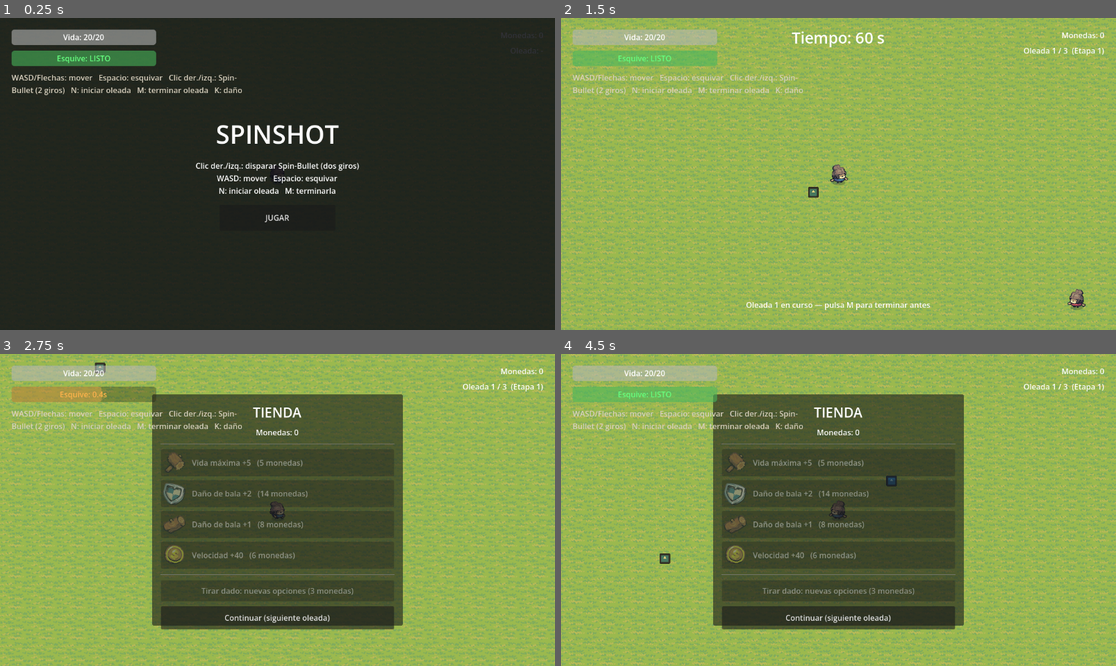
Above: before the commit, frames 1-4 (two rows, left to right).
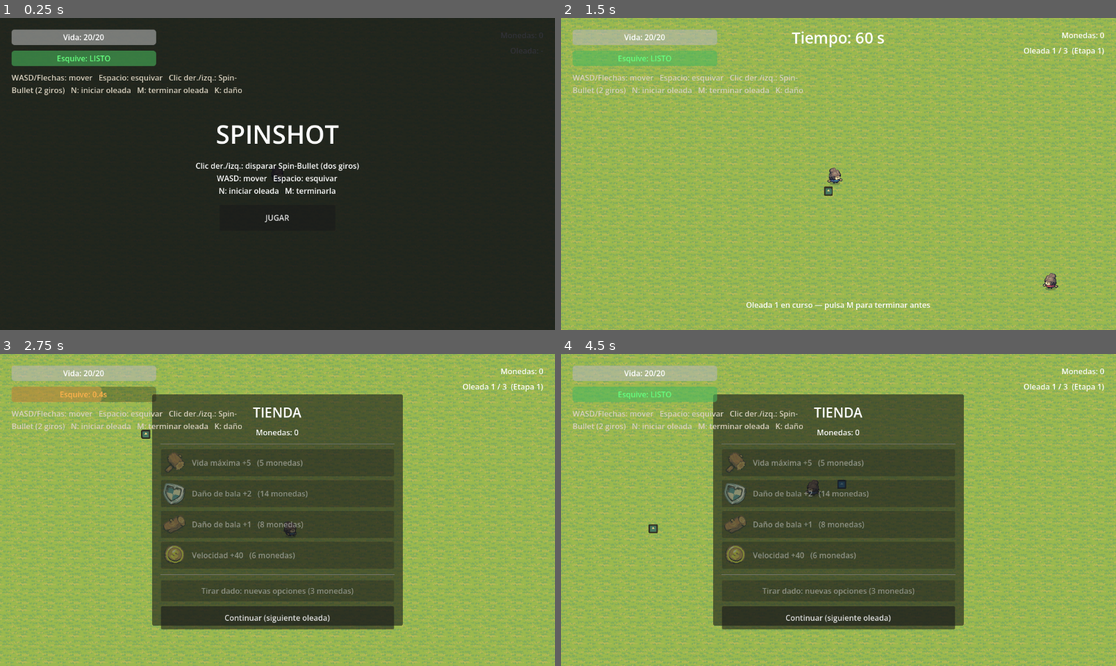
Above: after the commit, the same moments.

Repository: 4FCC/spinshot
Game: Godot game, scene res://Scenes/Main.tscn
Two runs of this game, one before a commit and one after it. Both use one fixed random seed, a clock stepped at 60 frames per second and the inputs below. The engine's default icon, where the game draws it, is replaced by a stand-in: a white triangle on a blue panel in a dark square.
Inputs (mouse positions are in pixels of both pictures, inside the frame that each line leads up to):
- Up to frame 1 (0.25 s): no input
- Up to frame 2 (1.5 s): click "JUGAR" at 0.5 s; tap N (start_wave) at 1.25 s; move the mouse to (960, 158) at 1.27 s; hold D (Derecha) from 1.28 s (still down); hold Right mouse button (shoot) from 1.28 s (still down)
- Up to frame 3 (2.75 s): tap M (end_wave) at 2 s; move the mouse to (166, 525) at 2.02 s; release D (Derecha) at 2.03 s; release Right mouse button (shoot) at 2.03 s; hold S (Abajo) from 2.03 s (still down); tap Space (dodge) at 2.1 s; right-click (166, 525) at 2.3 s
- Up to frame 4 (4.5 s): move the mouse to (894, 441) at 2.77 s; release S (Abajo) at 2.78 s; hold D (Derecha) 2.78-3.53 s; hold M (end_wave) 2.78-3.53 s; right-click (894, 441) at 3.05 s; move the mouse to (810, 572) at 3.52 s; hold W (Arriba) 3.53-4.28 s; right-click (810, 572) at 3.6 s; move the mouse to (1005, 556) at 4.27 s; press the mouse at (1005, 556) at 4.28 s; hold A (Izquierda) from 4.28 s (still down)

The runs differ from the first frame. In frame 1, less than 0.1% of the frame differs, in the area x 50-52%, y 50-52%; in frame 2, 24%, in the area x 0-100%, y 0-100%; in frame 3, 14%; in frame 4, 16%.

Commit message:
Cámara adaptativa, DEV-ROOM 30x30, colisiones y mejoras de jugabilidad
- Cámara: zoom dinámico según ventana (768px mundo visible), suavizado y
  lookahead hacia el cursor
- DEV-ROOM: redimensionada a 30x30 tiles (1920x1920 px); anillo de árboles
  perimetral generado en runtime (border_trees.gd); muros invisibles de límite;
  colisiones en decoraciones interiores (árboles, rocas, arbustos, tocón)
- Spin-Bullet: lifetime 8s, max_radius 550; desaparece al impactar enemigos
  (ya no los atraviesa); cooldown entre disparos 0.5s
- Jugador: aceleración/fricción en el movimiento en lugar de velocidad plana
- Enemigos: collision_mask=2 (se empujan entre sí, no se pegan al jugador);
  stop_distance impide que sigan presionando al llegar al jugador; radios de
  colisión reducidos (Minion/BulletMinion 20px, BigMinion 26px)

Co-Authored-By: Claude Sonnet 4.6 <noreply@anthropic.com>

Diff:
--- a/Scenes/BigMinion.tscn
+++ b/Scenes/BigMinion.tscn
@@ -7,14 +7,15 @@
 [ext_resource type="SpriteFrames" uid="uid://cbigminframes1" path="res://Scenes/bigminion_frames.tres" id="5_frames"]
 
 [sub_resource type="CircleShape2D" id="body_shape"]
-radius = 36.0
+radius = 26.0
 
 [sub_resource type="CircleShape2D" id="hit_shape"]
 radius = 50.0
 
 [node name="BigMinion" type="CharacterBody2D"]
 collision_layer = 2
-collision_mask = 0
+collision_mask = 2
+stop_distance = 60.0
 script = ExtResource("1_enemy")
 max_health = 12
 contact_damage = 4
--- a/Scenes/BulletMinion.tscn
+++ b/Scenes/BulletMinion.tscn
@@ -8,14 +8,14 @@
 [ext_resource type="SpriteFrames" uid="uid://cbulletframes1" path="res://Scenes/bulletminion_frames.tres" id="6_frames"]
 
 [sub_resource type="CircleShape2D" id="body_shape"]
-radius = 28.0
+radius = 20.0
 
 [sub_resource type="CircleShape2D" id="hit_shape"]
 radius = 38.0
 
 [node name="BulletMinion" type="CharacterBody2D"]
 collision_layer = 2
-collision_mask = 0
+collision_mask = 2
 script = ExtResource("1_bm")
 max_health = 12
 contact_damage = 0
--- a/Scenes/DEV-ROOM.tscn
+++ b/Scenes/DEV-ROOM.tscn
@@ -9,64 +9,165 @@
 [ext_resource type="Texture2D" uid="uid://qgxqg03sl70c" path="res://Tiny Swords (Free Pack)/Tiny Swords (Free Pack)/Terrain/Decorations/Bushes/Bushe1.png" id="7_bush"]
 [ext_resource type="Texture2D" uid="uid://c16e210mehrka" path="res://Tiny Swords (Free Pack)/Tiny Swords (Free Pack)/Terrain/Resources/Wood/Trees/Stump 1.png" id="8_stump"]
 [ext_resource type="PackedScene" uid="uid://cgamemode00001" path="res://Scenes/GameMode.tscn" id="9_gm"]
+[ext_resource type="Script" uid="uid://bbordertrees1" path="res://Scripts/border_trees.gd" id="10_bt"]
+
+[sub_resource type="CircleShape2D" id="cs_tree"]
+radius = 45.0
+
+[sub_resource type="CircleShape2D" id="cs_rock"]
+radius = 32.0
+
+[sub_resource type="CircleShape2D" id="cs_bush"]
+radius = 28.0
+
+[sub_resource type="CircleShape2D" id="cs_stump"]
+radius = 18.0
+
+[sub_resource type="RectangleShape2D" id="rs_wall_h"]
+size = Vector2(2048, 64)
+
+[sub_resource type="RectangleShape2D" id="rs_wall_v"]
+size = Vector2(64, 2048)
 
 [node name="DevRoom" type="Node2D"]
 script = ExtResource("1_dev")
-width = 24
-height = 16
+width = 30
+height = 30
 
 [node name="Ground" type="TileMapLayer" parent="."]
 tile_set = ExtResource("2_tiles")
 
 [node name="Decorations" type="Node2D" parent="."]
 
-[node name="Tree1" type="Sprite2D" parent="Decorations"]
-position = Vector2(220, 200)
+[node name="Tree1" type="StaticBody2D" parent="Decorations"]
+position = Vector2(380, 340)
+
+[node name="Sprite2D" type="Sprite2D" parent="Decorations/Tree1"]
 texture = ExtResource("4_tree")
 region_enabled = true
 region_rect = Rect2(0, 0, 192, 256)
 
-[node name="Tree2" type="Sprite2D" parent="Decorations"]
-position = Vector2(1340, 210)
+[node name="CollisionShape2D" type="CollisionShape2D" parent="Decorations/Tree1"]
+position = Vector2(0, 60)
+shape = SubResource("cs_tree")
+
+[node name="Tree2" type="StaticBody2D" parent="Decorations"]
+position = Vector2(1545, 340)
+
+[node name="Sprite2D" type="Sprite2D" parent="Decorations/Tree2"]
 texture = ExtResource("4_tree")
 region_enabled = true
 region_rect = Rect2(0, 0, 192, 256)
 
-[node name="Tree3" type="Sprite2D" parent="Decorations"]
-position = Vector2(260, 850)
+[node name="CollisionShape2D" type="CollisionShape2D" parent="Decorations/Tree2"]
+position = Vector2(0, 60)
+shape = SubResource("cs_tree")
+
+[node name="Tree3" type="StaticBody2D" parent="Decorations"]
+position = Vector2(380, 1580)
+
+[node name="Sprite2D" type="Sprite2D" parent="Decorations/Tree3"]
 texture = ExtResource("4_tree")
 region_enabled = true
 region_rect = Rect2(0, 0, 192, 256)
 
-[node name="Tree4" type="Sprite2D" parent="Decorations"]
-position = Vector2(1300, 830)
+[node name="CollisionShape2D" type="CollisionShape2D" parent="Decorations/Tree3"]
+position = Vector2(0, 60)
+shape = SubResource("cs_tree")
+
+[node name="Tree4" type="StaticBody2D" parent="Decorations"]
+position = Vector2(1545, 1580)
+
+[node name="Sprite2D" type="Sprite2D" parent="Decorations/Tree4"]
 texture = ExtResource("4_tree")
 region_enabled = true
 region_rect = Rect2(0, 0, 192, 256)
 
-[node name="Stump" type="Sprite2D" parent="Decorations"]
-position = Vector2(930, 240)
+[node name="CollisionShape2D" type="CollisionShape2D" parent="Decorations/Tree4"]
+position = Vector2(0, 60)
+shape = SubResource("cs_tree")
+
+[node name="Stump" type="StaticBody2D" parent="Decorations"]
+position = Vector2(960, 414)
+
+[node name="Sprite2D" type="Sprite2D" parent="Decorations/Stump"]
 texture = ExtResource("8_stump")
 
-[node name="Bush" type="Sprite2D" parent="Decorations"]
-position = Vector2(1080, 560)
+[node name="CollisionShape2D" type="CollisionShape2D" parent="Decorations/Stump"]
+shape = SubResource("cs_stump")
+
+[node name="Bush" type="StaticBody2D" parent="Decorations"]
+position = Vector2(1260, 960)
+
+[node name="Sprite2D" type="Sprite2D" parent="Decorations/Bush"]
 texture = ExtResource("7_bush")
 region_enabled = true
 region_rect = Rect2(0, 0, 128, 128)
 
-[node name="Rock1" type="Sprite2D" parent="Decorations"]
-position = Vector2(520, 360)
+[node name="CollisionShape2D" type="CollisionShape2D" parent="Decorations/Bush"]
+shape = SubResource("cs_bush")
+
+[node name="Rock1" type="StaticBody2D" parent="Decorations"]
+position = Vector2(540, 750)
+
+[node name="Sprite2D" type="Sprite2D" parent="Decorations/Rock1"]
 texture = ExtResource("5_rock1")
 
-[node name="Rock2" type="Sprite2D" parent="Decorations"]
-position = Vector2(980, 760)
+[node name="CollisionShape2D" type="CollisionShape2D" parent="Decorations/Rock1"]
+shape = SubResource("cs_rock")
+
+[node name="Rock2" type="StaticBody2D" parent="Decorations"]
+position = Vector2(960, 1260)
+
+[node name="Sprite2D" type="Sprite2D" parent="Decorations/Rock2"]
 texture = ExtResource("6_rock2")
 
-[node name="Rock3" type="Sprite2D" parent="Decorations"]
-position = Vector2(640, 620)
+[node name="CollisionShape2D" type="CollisionShape2D" parent="Decorations/Rock2"]
+shape = SubResource("cs_rock")
+
+[node name="Rock3" type="StaticBody2D" parent="Decorations"]
+position = Vector2(1320, 540)
+
+[node name="Sprite2D" type="Sprite2D" parent="Decorations/Rock3"]
 texture = ExtResource("5_rock1")
 
+[node name="CollisionShape2D" type="CollisionShape2D" parent="Decorations/Rock3"]
+shape = SubResource("cs_rock")
+
+[node name="BorderTrees" type="Node2D" parent="."]
+script = ExtResource("10_bt")
+tree_texture = ExtResource("4_tree")
+room_width_px = 1920
+room_height_px = 1920
+spacing = 192
+
+[node name="Walls" type="Node2D" parent="."]
+
+[node name="WallTop" type="StaticBody2D" parent="Walls"]
+position = Vector2(960, -32)
+
+[node name="CollisionShape2D" type="CollisionShape2D" parent="Walls/WallTop"]
+shape = SubResource("rs_wall_h")
+
+[node name="WallBottom" type="StaticBody2D" parent="Walls"]
+position = Vector2(960, 1952)
+
+[node name="CollisionShape2D" type="CollisionShape2D" parent="Walls/WallBottom"]
+shape = SubResource("rs_wall_h")
+
+[node name="WallLeft" type="StaticBody2D" parent="Walls"]
+position = Vector2(-32, 960)
+
+[node name="CollisionShape2D" type="CollisionShape2D" parent="Walls/WallLeft"]
+shape = SubResource("rs_wall_v")
+
+[node name="WallRight" type="StaticBody2D" parent="Walls"]
+position = Vector2(1952, 960)
+
+[node name="CollisionShape2D" type="CollisionShape2D" parent="Walls/WallRight"]
+shape = SubResource("rs_wall_v")
+
 [node name="Player" parent="." instance=ExtResource("3_player")]
-position = Vector2(768, 512)
+position = Vector2(960, 960)
 
 [node name="GameMode" parent="." instance=ExtResource("9_gm")]
--- a/Scenes/Minion.tscn
+++ b/Scenes/Minion.tscn
@@ -7,14 +7,14 @@
 [ext_resource type="SpriteFrames" uid="uid://cminionframes1" path="res://Scenes/minion_frames.tres" id="5_frames"]
 
 [sub_resource type="CircleShape2D" id="body_shape"]
-radius = 28.0
+radius = 20.0
 
 [sub_resource type="CircleShape2D" id="hit_shape"]
 radius = 40.0
 
 [node name="Minion" type="CharacterBody2D"]
 collision_layer = 2
-collision_mask = 0
+collision_mask = 2
 script = ExtResource("1_enemy")
 max_health = 6
 contact_damage = 2
--- a/Scripts/billy.gd
+++ b/Scripts/billy.gd
@@ -16,10 +16,14 @@
 }
 var current_state: State = State.MOVE
 
+# Cuántos píxeles de mundo se ven verticalmente independientemente del tamaño de ventana
+const _CAMERA_TARGET_HEIGHT := 768.0
+
 # =============================================================================
 # NODOS DE LA ESCENA
 # =============================================================================
 @onready var sprite: AnimatedSprite2D = $AnimatedSprite2D
+@onready var camera: Camera2D = $Camera2D
 
 # UI (HUD): barra de vida y barra/etiqueta del esquive
 @onready var health_bar: ProgressBar = $HUD/Root/HealthBar
@@ -31,6 +35,8 @@
 # PROPIEDADES CONFIGURABLES
 # =============================================================================
 @export var speed: float = 350.0
+@export var acceleration: float = 1500.0
+@export var friction: float = 1800.0
 @export var vida: int = 20
 @export var vida_max: int = 20
 
@@ -46,7 +52,7 @@
 @export_group("Spin-Bullet")
 @export var spin_bullet_scene: PackedScene   # Escena de la bala que orbita
 @export var bullet_damage: int = 3           # Daño de cada Spin-Bullet (mejorable)
-@export var shoot_cooldown_time: float = 0.35 # Cadencia de disparo (mejorable)
+@export var shoot_cooldown_time: float = 0.5  # Cadencia de disparo (mejorable)
 
 # =============================================================================
 # VARIABLES INTERNAS
@@ -76,6 +82,19 @@
 	_update_health_ui()
 	_update_dodge_ui()
 	sprite.play("idle")
+	camera.position_smoothing_enabled = true
+	camera.position_smoothing_speed = 6.0
+	_update_camera_zoom()
+	get_viewport().size_changed.connect(_update_camera_zoom)
+
+func _update_camera_zoom() -> void:
+	var vp_h := get_viewport().get_visible_rect().size.y
+	var z := vp_h / _CAMERA_TARGET_HEIGHT
+	camera.zoom = Vector2(z, z)
+
+func _process(_delta: float) -> void:
+	var mouse_offset = get_local_mouse_position() * 0.1
+	camera.offset = mouse_offset.limit_length(70.0)
 
 func _setup_timers():
 	# Timer que controla la duración del esquive
@@ -138,7 +157,7 @@
 # ESTADO: MOVIMIENTO
 # =============================================================================
 func move_state(_delta):
-	_read_movement_input()
+	_read_movement_input(_delta)
 	_update_walk_animation()
 
 	# Iniciar esquive: requiere dirección y que el cooldown haya terminado
@@ -149,13 +168,15 @@
 	if Input.is_action_just_pressed("test_damage"):
 		take_damage(3)
 
-func _read_movement_input():
-	"""Lee el input direccional, mueve al personaje y guarda la última dirección."""
+func _read_movement_input(delta: float) -> void:
 	input_direction = Input.get_vector("Izquierda", "Derecha", "Arriba", "Abajo")
-	velocity = input_direction.normalized() * speed
+	var target := input_direction.normalized() * speed
+	if input_direction != Vector2.ZERO:
+		velocity = velocity.move_toward(target, acceleration * delta)
+		last_direction = input_direction.normalized()
+	else:
+		velocity = velocity.move_toward(Vector2.ZERO, friction * delta)
 	move_and_slide()
-	if input_direction != Vector2.ZERO:
-		last_direction = input_direction.normalized()
 
 # =============================================================================
 # ESTADO: ESQUIVE (GIRAR)
@@ -216,7 +237,7 @@
 
 func taking_damage_state(_delta):
 	# Se puede seguir moviendo mientras dura la invulnerabilidad
-	_read_movement_input()
+	_read_movement_input(_delta)
 	_update_walk_animation()
 
 	# También se puede esquivar para escapar
--- /dev/null
+++ b/Scripts/border_trees.gd
@@ -0,0 +1,47 @@
+extends Node2D
+
+@export var tree_texture: Texture2D
+@export var room_width_px: int = 2560
+@export var room_height_px: int = 2560
+@export var spacing: int = 192
+
+func _ready() -> void:
+	_spawn_border()
+
+func _spawn_border() -> void:
+	var w := room_width_px
+	var h := room_height_px
+	var s := spacing
+	var hs := s / 2   # mitad del espaciado: cuánto sobresale el árbol fuera del borde
+
+	# Fila superior e inferior (fuera del área de tiles)
+	var x := -hs
+	while x <= w + hs:
+		_add_tree(Vector2(x, -hs))
+		_add_tree(Vector2(x, h + hs))
+		x += s
+
+	# Columnas izquierda y derecha (sin repetir las esquinas)
+	var y := hs
+	while y <= h - hs:
+		_add_tree(Vector2(-hs, y))
+		_add_tree(Vector2(w + hs, y))
+		y += s
+
+func _add_tree(pos: Vector2) -> void:
+	var body := StaticBody2D.new()
+	body.position = pos
+	add_child(body)
+	if tree_texture == null:
+		return
+	var sprite := Sprite2D.new()
+	sprite.texture = tree_texture
+	sprite.region_enabled = true
+	sprite.region_rect = Rect2(0, 0, 192, 256)
+	body.add_child(sprite)
+	var col := CollisionShape2D.new()
+	var shape := CircleShape2D.new()
+	shape.radius = 45.0
+	col.shape = shape
+	col.position = Vector2(0, 60)
+	body.add_child(col)
--- a/Scripts/enemy.gd
+++ b/Scripts/enemy.gd
@@ -16,6 +16,7 @@
 @export var move_speed: float = 120.0
 @export var attack_cooldown: float = 0.8
 @export var melee_enabled: bool = true
+@export var stop_distance: float = 50.0
 
 @export_group("Recompensa")
 @export var coin_scene: PackedScene
@@ -94,12 +95,14 @@
 		_try_melee()
 
 func _update_ai(_delta: float) -> void:
-	"""IA por defecto: perseguir al jugador (cuerpo a cuerpo)."""
 	if player == null:
 		velocity = Vector2.ZERO
 		return
 	var to_player := player.global_position - global_position
-	velocity = to_player.normalized() * move_speed
+	if to_player.length() < stop_distance:
+		velocity = Vector2.ZERO
+	else:
+		velocity = to_player.normalized() * move_speed
 
 func _try_melee() -> void:
 	if player == null or _attack_timer > 0.0:
--- a/Scripts/spin_bullet.gd
+++ b/Scripts/spin_bullet.gd
@@ -18,9 +18,9 @@
 
 @export var start_radius: float = 30.0
 @export var radius_growth_speed: float = 60.0
-@export var max_radius: float = 400.0
+@export var max_radius: float = 550.0
 
-@export var lifetime: float = 4.0
+@export var lifetime: float = 8.0
 @export var damage: int = 3
 
 # Patrón de giro: 0 = espiral suave (clic derecho), 1 = espiral ondulada e
@@ -35,7 +35,6 @@
 var _radius: float = 0.0
 var _time_alive: float = 0.0
 var _can_damage: bool = false         # Gracia inicial para no dañar al instante
-var _hit_enemies: Array = []          # Enemigos ya golpeados (la bala los atraviesa)
 
 
 func _ready() -> void:
@@ -99,14 +98,9 @@
 func _on_body_entered(body: Node2D) -> void:
 	if not _can_damage:
 		return
-	# A los enemigos los atraviesa (los daña una vez y sigue orbitando)
 	if body.is_in_group("enemy") and body.has_method("take_damage"):
-		if body in _hit_enemies:
-			return
-		_hit_enemies.append(body)
-		body.take_damage(damage)
-		return
-	# Al jugador le hace daño y desaparece
-	if body.is_in_group("player") and body.has_method("take_damage"):
 		body.take_damage(damage)
 		queue_free()
+	elif body.is_in_group("player") and body.has_method("take_damage"):
+		body.take_damage(damage)
+		queue_free()
--- a/project.godot
+++ b/project.godot
@@ -14,6 +14,10 @@
 run/main_scene="uid://b1spinshotmain0"
 config/features=PackedStringArray("4.6", "Forward Plus")
 config/icon="res://icon.svg"
+
+[autoload]
+
+Game="*res://Scripts/game.gd"
 
 [input]
 
@@ -72,10 +76,6 @@
 ]
 }
 
-[autoload]
-
-Game="*res://Scripts/game.gd"
-
 [physics]
 
 3d/physics_engine="Jolt Physics"
Not shown, added: Scripts/border_trees.gd.uid
Not shown, changed: README.md
